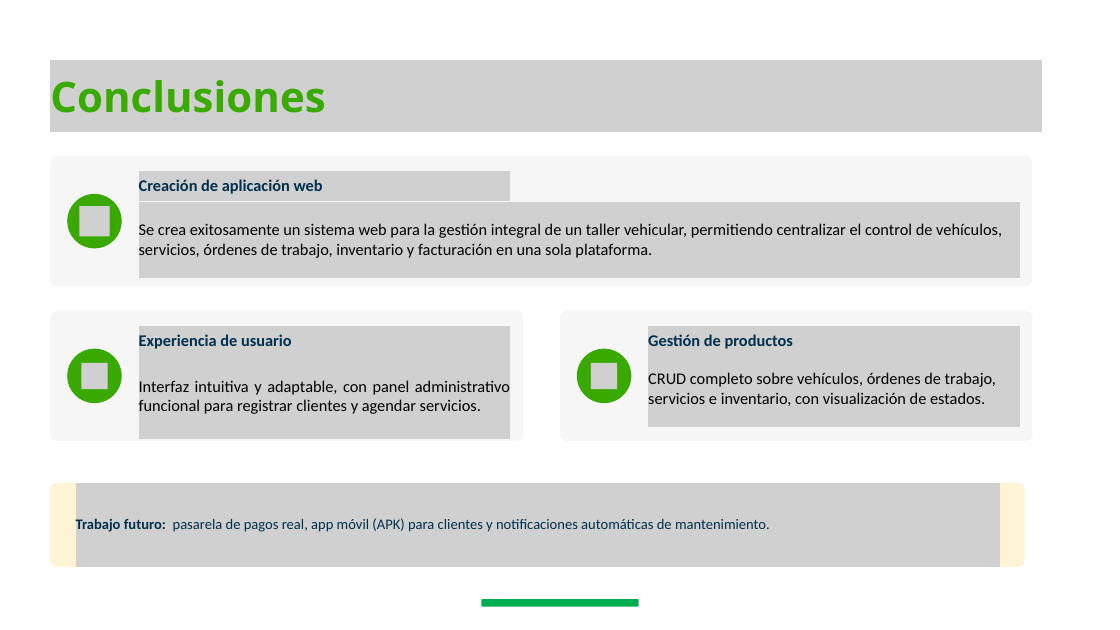
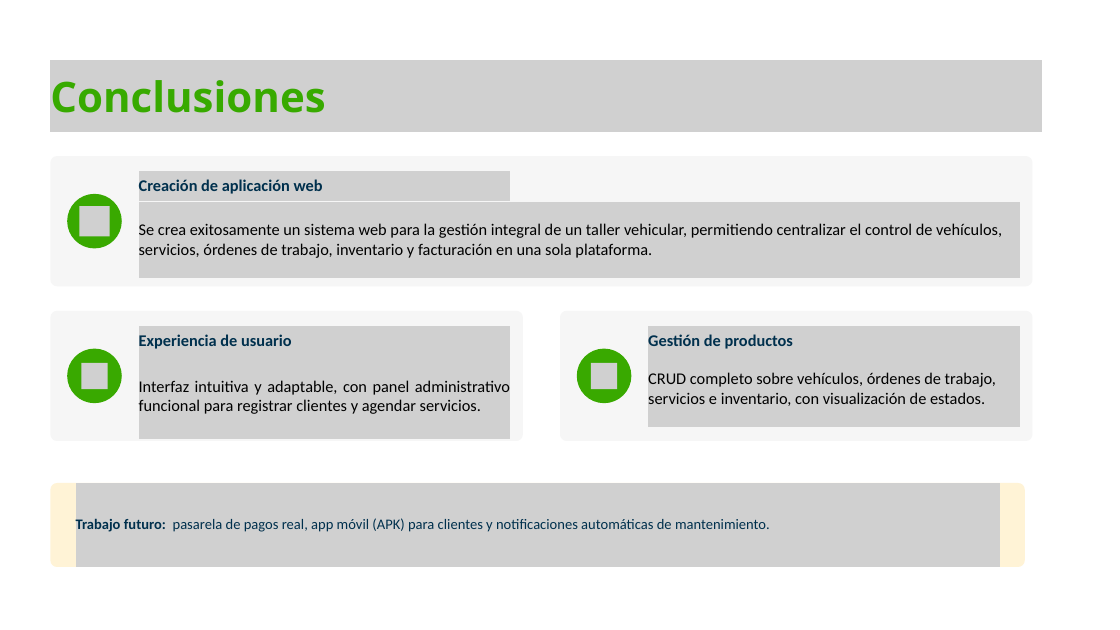
Before and after one commit to JoZeP-zip/DMI_sistema_de_informacion, a slide deck: slide 7 of Documentacion/Presentacion-DMI .pptx (slide 14 before the commit). Drawn at 1120x630 pixels with LibreOffice and Linux fonts; fonts in the diff are those of the drawing; grey boxes stand for pictures; background and template pictures are left out. Boxes give left, top, right and bottom in pixels: in the first picture for what was removed or moved away, otherwise in the second. Text is boxed around its words. In the diff, an @@ line names an element or a change of style, - is before the commit and + after.

```diff
--- a/Documentacion/Presentacion-DMI .pptx
+++ b/Documentacion/Presentacion-DMI .pptx
@@ round same rect removed at (480,598,639,608) @@
```
Also in this commit, not shown: 5 other slides changed, 7 slides removed, 3 other files.
